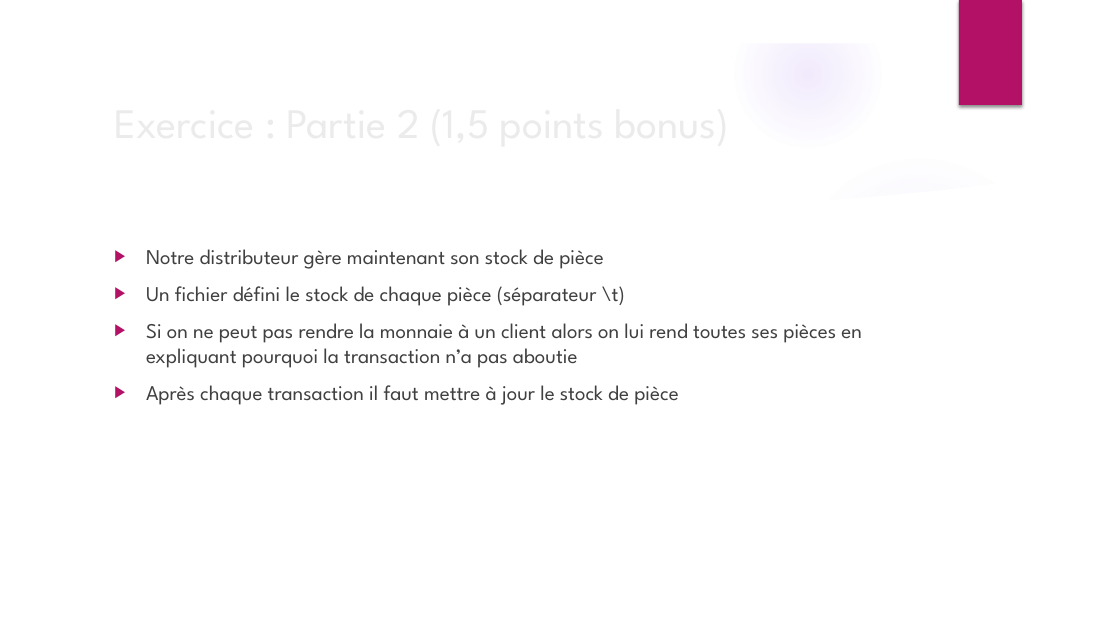
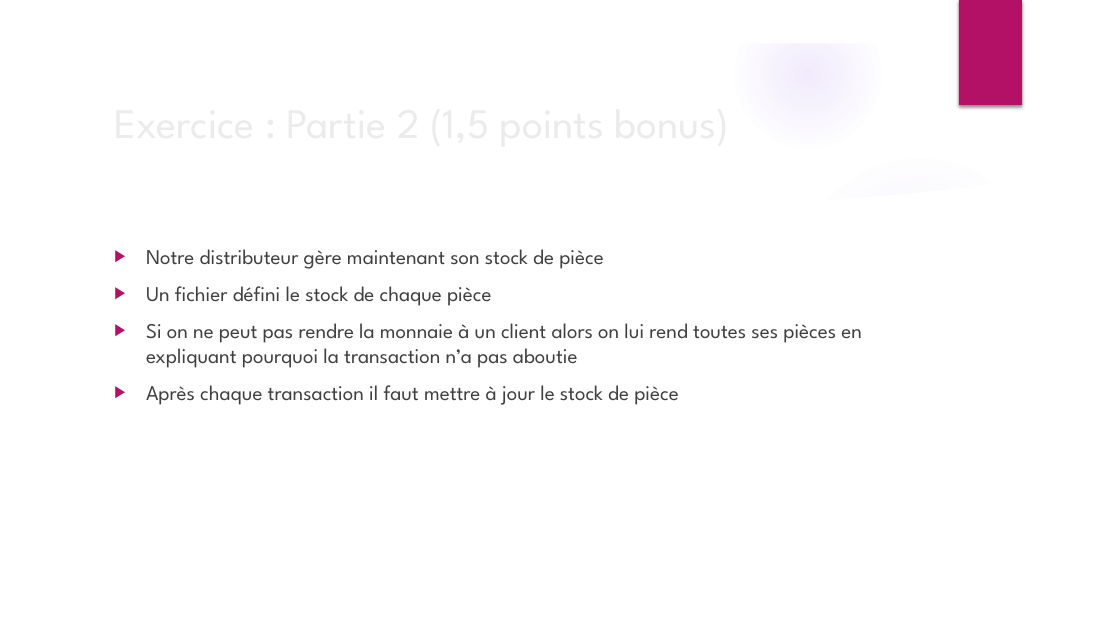
Before and after one commit to bjaout/CoursPOO, a slide deck: slide 35 of Cours de POO.pptx (slide 34 before the commit). Drawn at 1120x630 pixels with LibreOffice and Linux fonts; fonts in the diff are those of the drawing; background and template pictures are left out. Boxes give left, top, right and bottom in pixels: in the first picture for what was removed or moved away, otherwise in the second. Text is boxed around its words. In the diff, an @@ line names an element or a change of style, - is before the commit and + after.

```diff
--- a/Cours de POO.pptx
+++ b/Cours de POO.pptx
@@ text at <box>146,286,492,306</box>: text changed @@
-▶ Un fichier défini le stock de chaque pièce (séparateur \t)
+▶ Un fichier défini le stock de chaque pièce
```
Also in this commit, not shown: 3 other slides changed, 3 slides added, 1 slide removed.
